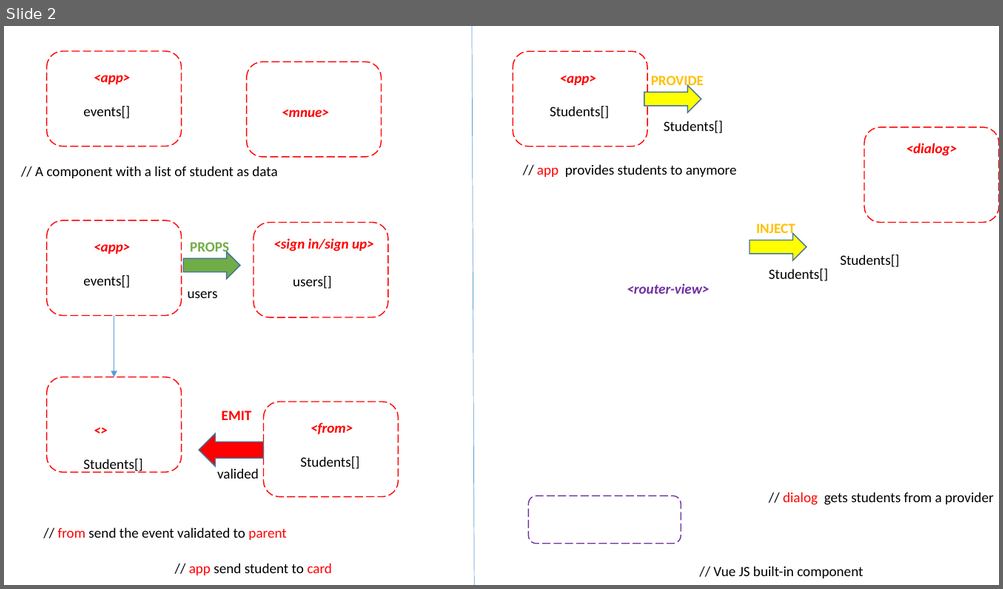
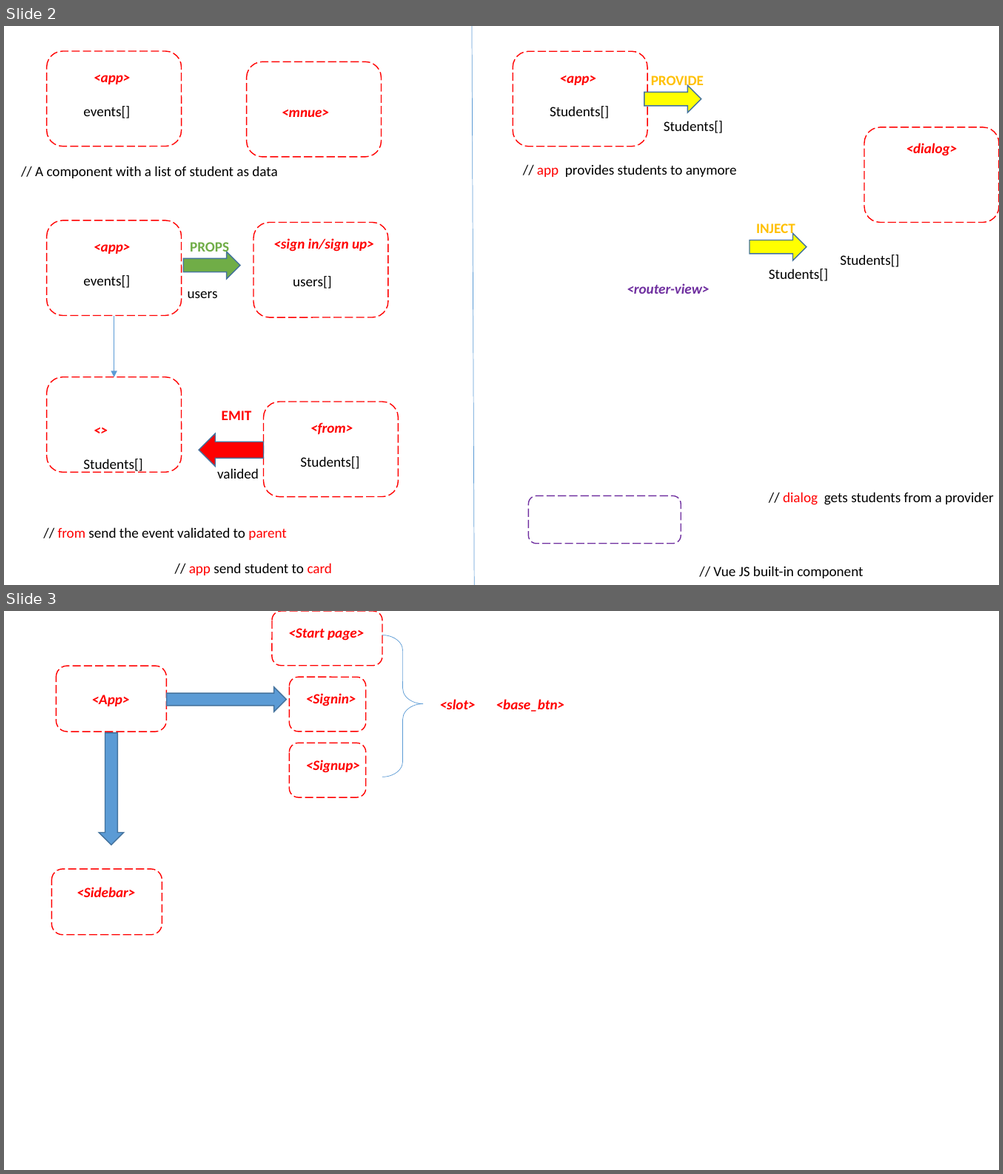
Before and after one commit to pnc-virtual-company/2021-G5-V2-PART1, a slide deck: docs/COMPONENT-DIAGRAM.pptx. Shown one above the other, each under a label of ours: slide 2 before the commit, slides 2 and 3 after it. The pictures are 1003x589 and 1003x1174 pixels, drawn with LibreOffice and Linux fonts; fonts in the diff are those of the drawing. Boxes give left, top, right and bottom in pixels: in the first picture for what was removed or moved away, otherwise in the second. Text is boxed around its words. In the diff, an @@ line names an element or a change of style, - is before the commit and + after.

```diff
--- a/docs/COMPONENT-DIAGRAM.pptx
+++ b/docs/COMPONENT-DIAGRAM.pptx
@@ slide 3 added at (x1=4, y1=611, x2=999, y2=1170), background #FFFFFF @@
@@ rounded rectangle added at (x1=272, y1=611, x2=382, y2=666), outline #FF0000 1 pt dashed @@
@@ text added at (x1=288, y1=628, x2=364, y2=641), 13.7 pt, text #FF0000, bold, italic @@
+<Start page>
@@ right brace added at (x1=382, y1=635, x2=424, y2=777), outline #5B9BD5 0.5 pt @@
@@ rounded rectangle added at (x1=57, y1=667, x2=167, y2=732), outline #FF0000 1 pt dashed @@
@@ rounded rectangle added at (x1=289, y1=677, x2=366, y2=731), outline #FF0000 1 pt dashed @@
@@ text added at (x1=92, y1=695, x2=130, y2=706), 13.7 pt, text #FF0000, bold, italic @@
+<App>
@@ right arrow added at (x1=167, y1=687, x2=286, y2=712), fill #5B9BD5, outline #43739E 1 pt @@
@@ text added at (x1=306, y1=693, x2=356, y2=706), 13.7 pt, text #FF0000, bold, italic @@
+<Signin>
@@ text added at (x1=440, y1=699, x2=475, y2=709), 13.7 pt, text #FF0000, bold, italic @@
+<slot>
@@ text added at (x1=496, y1=699, x2=564, y2=712), 13.7 pt, text #FF0000, bold, italic @@
+<base_btn>
@@ right arrow added at (x1=99, y1=733, x2=124, y2=845), fill #5B9BD5, outline #43739E 1 pt @@
@@ rounded rectangle added at (x1=289, y1=743, x2=366, y2=797), outline #FF0000 1 pt dashed @@
@@ text added at (x1=306, y1=760, x2=360, y2=773), 13.7 pt, text #FF0000, bold, italic @@
+<Signup>
@@ rounded rectangle added at (x1=52, y1=869, x2=162, y2=935), outline #FF0000 1 pt dashed @@
@@ text added at (x1=77, y1=887, x2=135, y2=897), 13.7 pt, text #FF0000, bold, italic @@
+<Sidebar>
```
Also in this commit, not shown: 1 slide removed, 5 other files.
